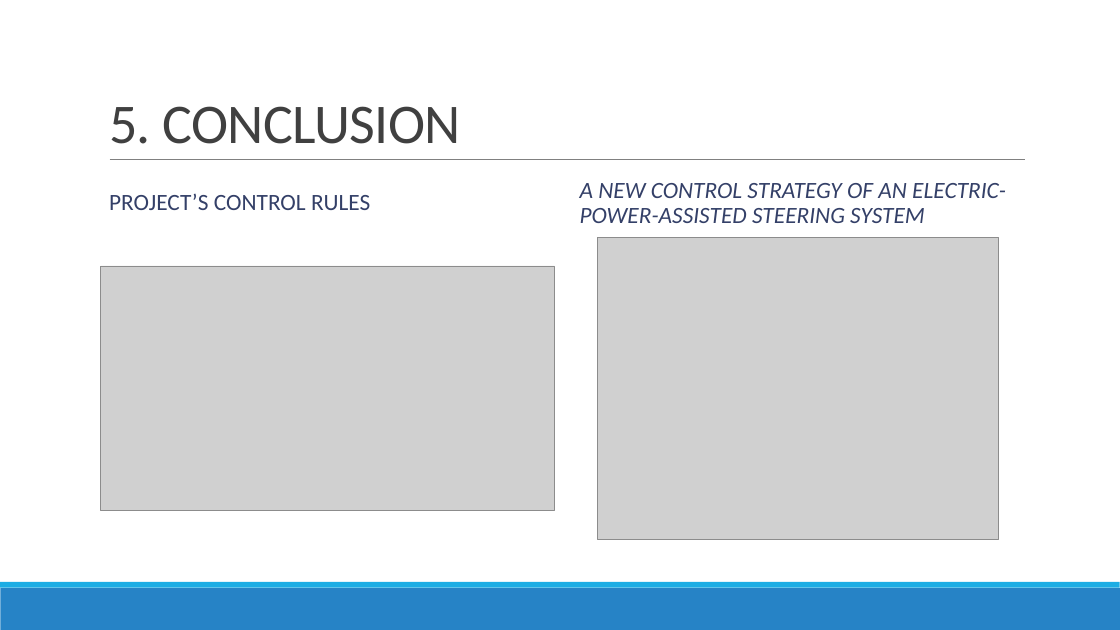
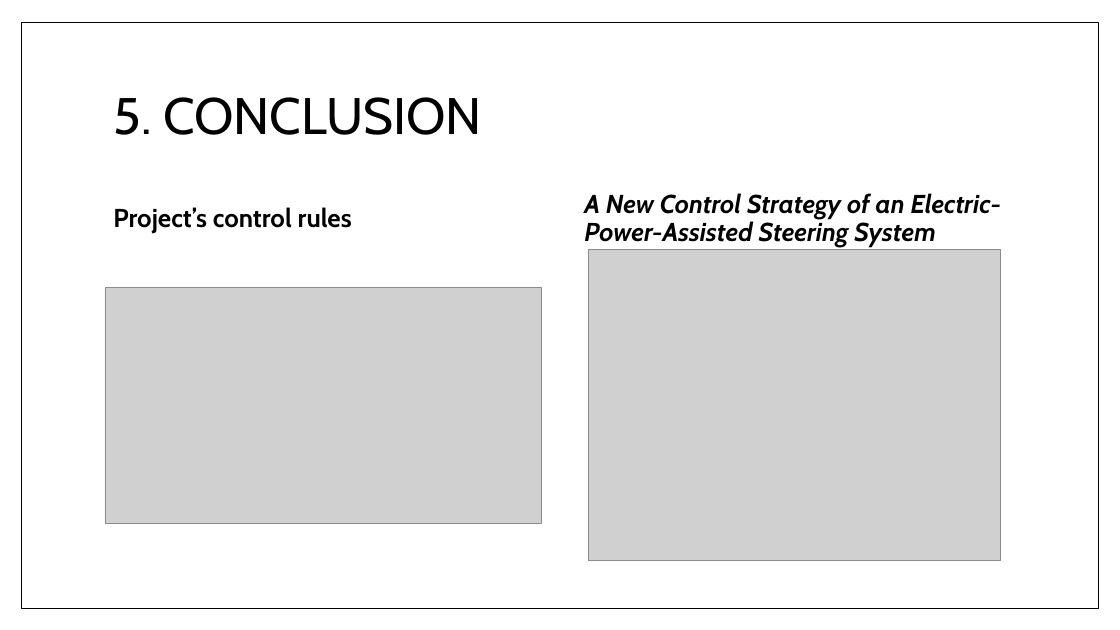
Before and after one commit to Bminhhh/CapsoneProject, a slide deck: slide 18 of duy/CAPSTONE PROJECT/CAPSTONE PROJECT REPORT.pptx. Drawn at 1120x630 pixels with LibreOffice and Linux fonts; fonts in the diff are those of the drawing; grey boxes stand for pictures. Boxes give left, top, right and bottom in pixels: in the first picture for what was removed or moved away, otherwise in the second. Text is boxed around its words. In the diff, an @@ line names an element or a change of style, - is before the commit and + after.

```diff
--- a/duy/CAPSTONE PROJECT/CAPSTONE PROJECT REPORT.pptx
+++ b/duy/CAPSTONE PROJECT/CAPSTONE PROJECT REPORT.pptx
@@ rectangle added at box(21, 23, 1098, 608), fill #FFFFFF, outline #000000 1 pt @@
@@ title "5. CONCLUSION": place and size @@
-title "5. CONCLUSION" at box(109, 106, 461, 144)
+title "5. CONCLUSION" at box(113, 97, 482, 135)
@@ title "5. CONCLUSION" at box(113, 97, 482, 135): size 48 to 44 pt, font Calibri to Cabin, text colour #404040 to #000000, letter spacing -0.5 to 0 pt; line spacing 0.85 to 0.9; vertical alignment bottom to middle @@
@@ line removed from (110, 160) to (1026, 160) @@
@@ text at box(113, 207, 352, 233): text changed; size 20 to 22.2 pt; font Calibri to Cabin; text colour #344068 to #000000; bold on @@
-PROJECT’S CONTROL RULES
+Project’s control rules
@@ text at box(584, 193, 1002, 247): text changed; size 20 to 22.2 pt; font Calibri to Cabin; text colour #344068 to #000000; bold on @@
-A NEW CONTROL STRATEGY OF AN ELECTRIC-POWER-ASSISTED STEERING SYSTEM
+A New Control Strategy of an Electric-Power-Assisted Steering System
@@ picture: place and size @@
-picture at box(597, 237, 998, 539)
+picture at box(588, 250, 1001, 560)
@@ picture: place and size @@
-picture at box(101, 266, 555, 511)
+picture at box(105, 288, 542, 523)
@@ rectangle removed at box(0, 588, 1120, 630) @@
@@ rectangle removed at box(0, 582, 1120, 588) @@
```
Also in this commit, not shown: 17 other slides changed, 2 slides added, 2 slides removed, 7 other files.
